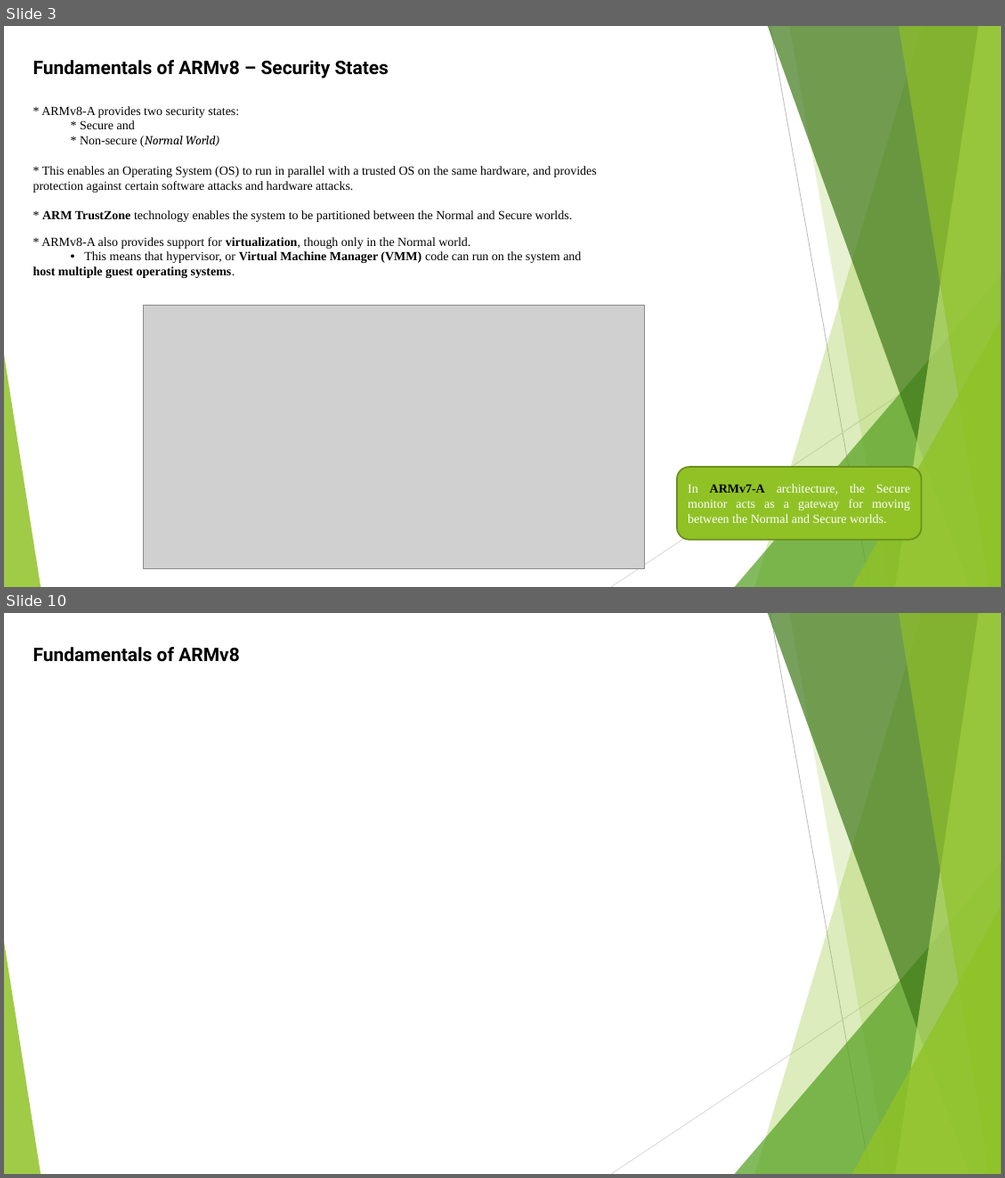
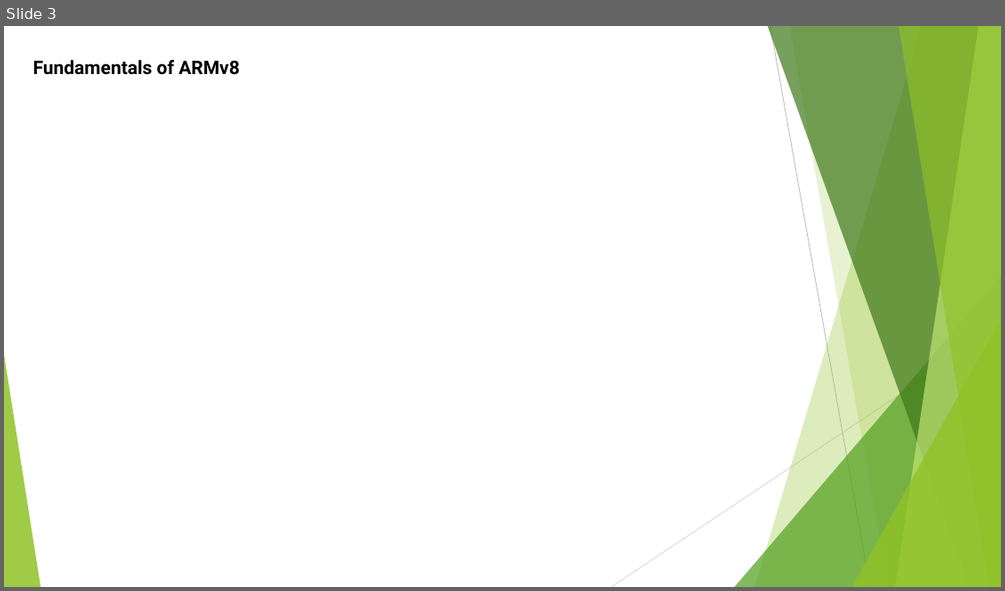
Before and after one commit to softwaresunleashed/ebook_writing, a slide deck: Presentations/ARM_PPTs/Ch4_ARMv8_Registers.pptx. Shown one above the other, each under a label of ours: slides 3 and 10 before the commit, slide 3 after it; the slides between them are not shown. The pictures are 1005x1178 and 1005x591 pixels, drawn with LibreOffice and Linux fonts; fonts in the diff are those of the drawing; grey boxes stand for pictures. Boxes give left, top, right and bottom in pixels: in the first picture for what was removed or moved away, otherwise in the second. Text is boxed around its words. In the diff, an @@ line names an element or a change of style, - is before the commit and + after.

```diff
--- a/Presentations/ARM_PPTs/Ch4_ARMv8_Registers.pptx
+++ b/Presentations/ARM_PPTs/Ch4_ARMv8_Registers.pptx
@@ slide 3 removed at box(4, 26, 1001, 587), background #FFFFFF; not listed: 10 template elements that a slide beside it also shows @@
@@ text removed at box(33, 60, 388, 79) @@
-Fundamentals of ARMv8 – Security States
@@ text removed at box(33, 106, 597, 278) @@
-* ARMv8-A provides two security states:
-* Secure and
-* Non-secure (Normal World)
-* This enables an Operating System (OS) to run in parallel with a trusted OS on the same hardware, and provides protection against certain software attacks and hardware attacks.
-* ARM TrustZone technology enables the system to be partitioned between the Normal and Secure worlds.
-* ARMv8-A also provides support for virtualization, though only in the Normal world.
-  • This means that hypervisor, or Virtual Machine Manager (VMM) code can run on the system and
-host multiple guest operating systems.
@@ picture removed at box(143, 305, 645, 569) @@
@@ rounded rectangle removed at box(677, 467, 922, 539) @@
-In ARMv7-A architecture, the Secure monitor acts as a gateway for moving between the Normal and Secure worlds.
@@ what was slide 10 is now slide 3 @@
```
Also in this commit, not shown: 2 slides changed, 6 other slides removed, 1 other file.
